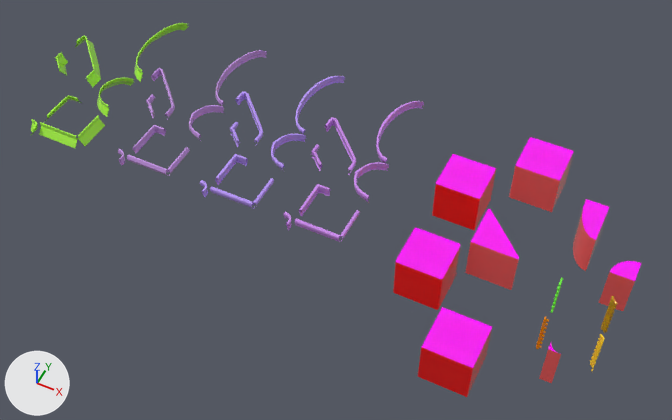
Before and after pictures for a commit that changed the FBX model StaticDerbyGit/Assets/ModelImports/Modular_Buildings_and_Trims.fbx.
Both versions are drawn from a 50 mm lens placed at (11.0, -34.0, 45.9), pointed at (-7.1, 2.4, 0.5). The axes (+X, +Y, +Z) are drawn at lower left. The lights are the same throughout. Where no turn or scale is listed for an object, it has been applied to the vertices.

The older version as bpy lines, for what is in view:
```python
ob_floor1_halfcircle = bpy.data.objects.new('Floor1_HalfCircle', me_mesh_005)
ob_floor1_halfcircle.location = (11.79, 3.12, 0.0)
ob_floor1_halfoval = bpy.data.objects.new('Floor1_HalfOval', me_mesh_006)
ob_floor1_halfoval.location = (8.9, 8.12, 0.0)
ob_floor1_squareconvex_corner = bpy.data.objects.new('Floor1_SquareConvex_Corner', me_mesh)
ob_floor1_squareconvex_corner.location = (8.75, -3.58, 0.0)
ob_floor1_triangle = bpy.data.objects.new('Floor1_Triangle', me_mesh_016)
ob_floor1_triangle.location = (3.74, 3.15, 0.0)
ob_floor_1_1corner = bpy.data.objects.new('Floor_1_1Corner', me_mesh_004)
ob_floor_1_1corner.location = (0.0, 6.64, 0.0)
ob_floor_1_2corner = bpy.data.objects.new('Floor_1_2Corner', me_mesh_003)
ob_floor_1_2corner.location = (3.98, 10.41, 0.0)
ob_floor_1_4corner = bpy.data.objects.new('Floor_1_4Corner', me_mesh_002)
ob_floor_1_4corner.location = (0.31, -0.26, 0.0)
ob_floor_1_squarecenter = bpy.data.objects.new('Floor_1_SquareCenter', me_mesh_001)
ob_floor_1_squarecenter.location = (4.03, -5.05, 0.0)
```
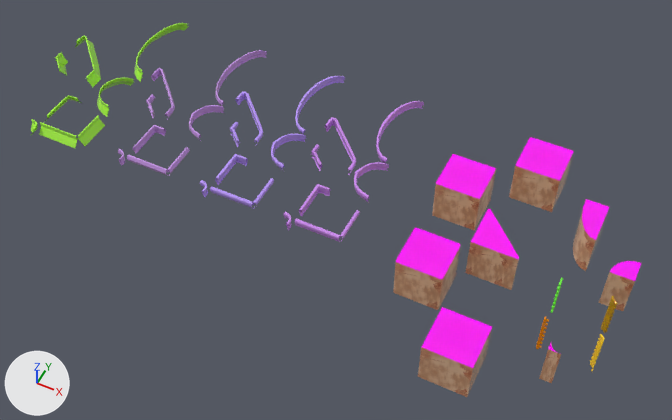
The change, as a list of edits to the scene's bpy script:
```text
Add img_defaultmaterial_base_color_png:
    img_defaultmaterial_base_color_png = load_image('DefaultMaterial_Base_color.png', '../Textures/PlasterWall/DefaultMaterial_Base_color.png', 1024, 1024, 'sRGB')
Change mat_floormodularmaterial2:
    remove mat_floormodularmaterial2.base_color = (1.0, 0.125, 0.125)  # red #ff6363
    add mat_floormodularmaterial2.texture = img_defaultmaterial_base_color_png
Change mat_floormodularmaterial1:
    remove mat_floormodularmaterial1.base_color = (1.0, 0.0, 0.0)  # red #ff0000
    add mat_floormodularmaterial1.texture = img_defaultmaterial_base_color_png
```

Boxes (x1, y1, x2, y2) around the edits, measured in the pictures (672 x 420 px):
'Floor_1_SquareCenter', surface changed (red to brown): (418, 307, 491, 397) in both
'Floor_1_4Corner', surface changed (red to brown): (393, 247, 460, 310) in both
'Floor_1_1Corner', surface changed (red to brown): (432, 168, 496, 231) in both
'Floor_1_2Corner', surface changed (red to brown): (509, 160, 571, 212) in both
'Floor1_Triangle', surface changed (red to brown): (465, 209, 519, 290) in both
'Floor1_HalfOval', surface changed (red to beige): (573, 213, 598, 271) in both
'Floor1_HalfCircle', surface changed (red to brown): (599, 270, 636, 311) in both
'Floor1_SquareConvex_Corner', surface changed (red to brown): (539, 347, 561, 383) in both
